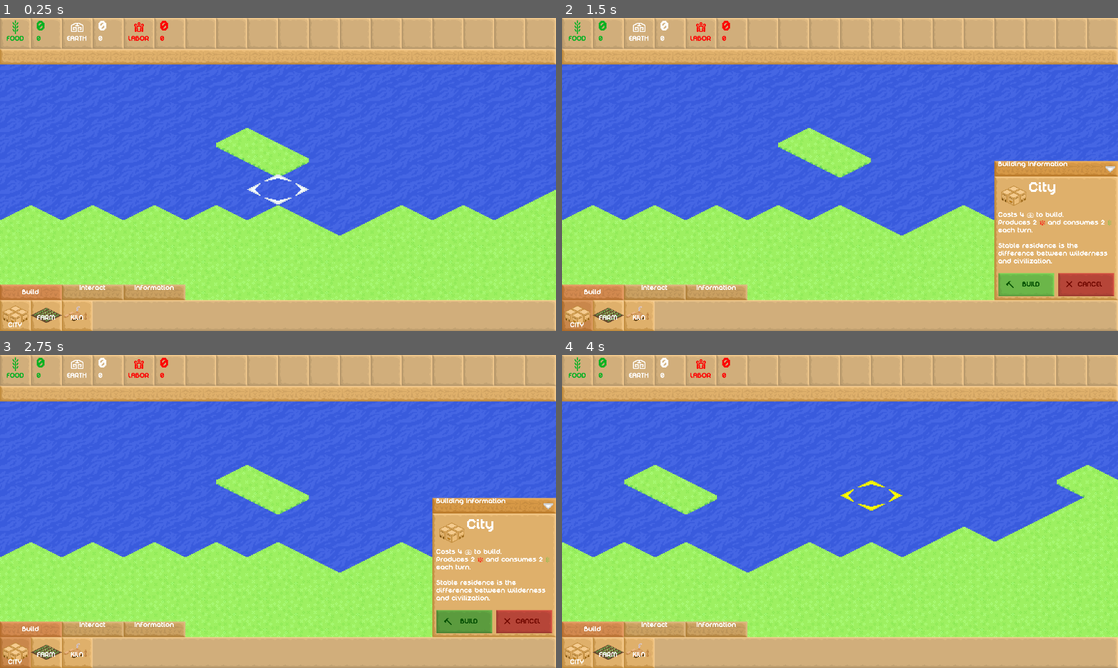
Above: before the commit, frames 1-4 (two rows, left to right).
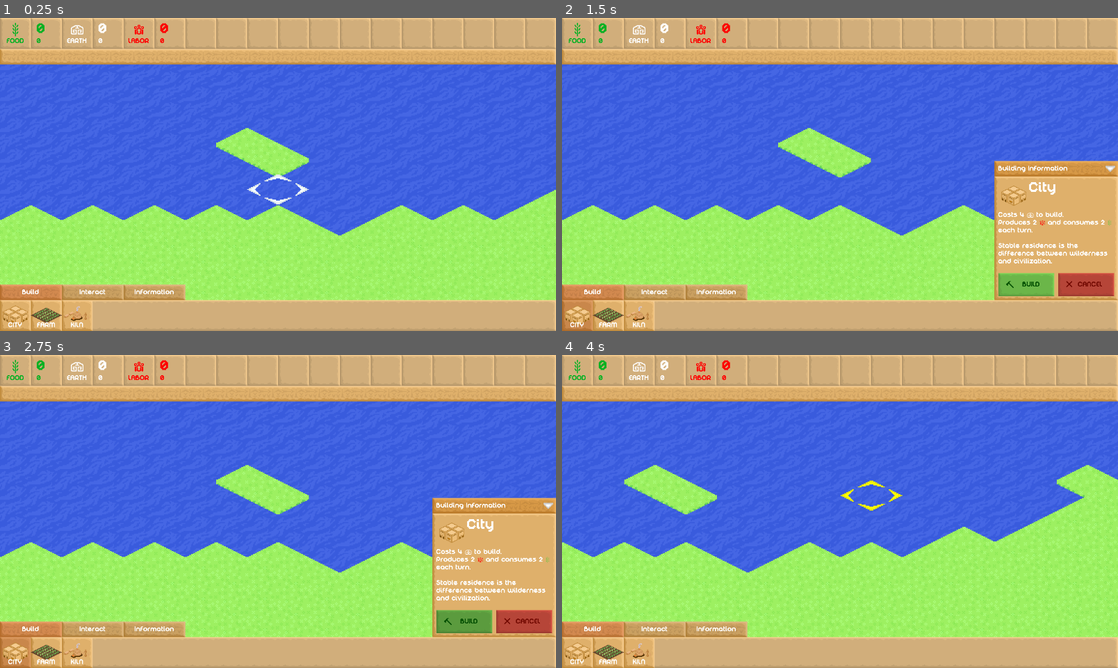
Above: after the commit, the same moments.

Repository: scoopish102/Babel
Game: Godot game, scene res://code/scenes/game.tscn
Two runs of this game, one before a commit and one after it. Both use one fixed random seed, a clock stepped at 60 frames per second and the inputs below.
Inputs (mouse positions are in pixels of both pictures, inside the frame that each line leads up to):
- Up to frame 1 (0.25 s): no input
- Up to frame 2 (1.5 s): click (595, 293) at 0.52 s; click (578, 315) at 1.27 s
- Up to frame 3 (2.75 s): click "BUILD" at 2 s
- Up to frame 4 (4 s): click "CANCEL" at 2.75 s; tap Enter at 3.5 s; move the mouse to (962, 495) at 3.52 s; hold Right (ui_right) from 3.53 s (still down); tap Space (ui_select) at 3.77 s

The runs differ from the first frame. In frame 1, 0.8% of the frame differs, in the area x 1-32%, y 0-99%; in frame 2, 1.0%, in the area x 1-100%, y 0-99%; in frame 3, 1.0%; in frame 4, 0.8%.
Error in both runs: Invalid access to property or key 'res' on a base object of type 'Dictionary'. (res://code/scripts/game.gd:32)

Commit message:
Transition to 4.4
No matter what I do 4.4.1 just refuses to open the project. It crashes after stalling a little while.. even when I go through stepwise version changes (4.2 -> 4.3 -> 4.4) the foot always comes down at 4.4 -> 4.4.1. (and naturally also at 4.2 -> 4.4.1, 4.3 -> 4.4.1...)
Bullshit right?

Diff:
--- a/code/scenes/ui.tscn
+++ b/code/scenes/ui.tscn
@@ -181,16 +181,6 @@
 TabContainer/styles/tab_unselected = ExtResource("11_47kd1")
 VBoxContainer/constants/separation = 0
 
-[sub_resource type="StyleBoxTexture" id="StyleBoxTexture_fofqw"]
-texture = ExtResource("1_01mra")
-texture_margin_left = 16.0
-texture_margin_top = 16.0
-texture_margin_right = 16.0
-texture_margin_bottom = 16.0
-axis_stretch_horizontal = 1
-axis_stretch_vertical = 1
-region_rect = Rect2(0, 192, 64, 64)
-
 [sub_resource type="StyleBoxTexture" id="StyleBoxTexture_t5fdl"]
 texture = ExtResource("1_01mra")
 texture_margin_left = 16.0
@@ -201,6 +191,16 @@
 axis_stretch_vertical = 1
 region_rect = Rect2(0, 192, 64, 64)
 modulate_color = Color(0.847059, 0.847059, 0.847059, 1)
+
+[sub_resource type="StyleBoxTexture" id="StyleBoxTexture_fofqw"]
+texture = ExtResource("1_01mra")
+texture_margin_left = 16.0
+texture_margin_top = 16.0
+texture_margin_right = 16.0
+texture_margin_bottom = 16.0
+axis_stretch_horizontal = 1
+axis_stretch_vertical = 1
+region_rect = Rect2(0, 192, 64, 64)
 
 [sub_resource type="AtlasTexture" id="AtlasTexture_rlre0"]
 atlas = ExtResource("1_01mra")
@@ -298,6 +298,7 @@
 [node name="Count" parent="TopBar/Backdrop/Resources/Food/VBoxContainer/Count" index="0"]
 modulate = Color(0, 0.694118, 0.129412, 1)
 mouse_filter = 1
+text = "0"
 
 [node name="Seperator2" parent="TopBar/Backdrop/Resources/Food/VBoxContainer" index="2"]
 mouse_filter = 2
@@ -308,6 +309,7 @@
 [node name="Increase" parent="TopBar/Backdrop/Resources/Food/VBoxContainer/Increase" index="0"]
 modulate = Color(0, 0.694118, 0.129412, 1)
 mouse_filter = 1
+text = "0"
 
 [node name="Earth" parent="TopBar/Backdrop/Resources" instance=ExtResource("2_dt1xk")]
 custom_minimum_size = Vector2(128, 0)
@@ -325,8 +327,7 @@
 
 [node name="Type" parent="TopBar/Backdrop/Resources/Earth/VBoxContainer2" index="2"]
 mouse_filter = 1
-text = "EARTH
-"
+text = "EARTH"
 label_settings = SubResource("LabelSettings_ld56j")
 
 [node name="Seperator" parent="TopBar/Backdrop/Resources/Earth" index="1"]
@@ -343,6 +344,7 @@
 
 [node name="Count" parent="TopBar/Backdrop/Resources/Earth/VBoxContainer/Count" index="0"]
 mouse_filter = 1
+text = "0"
 
 [node name="Seperator2" parent="TopBar/Backdrop/Resources/Earth/VBoxContainer" index="2"]
 mouse_filter = 2
@@ -352,6 +354,7 @@
 
 [node name="Increase" parent="TopBar/Backdrop/Resources/Earth/VBoxContainer/Increase" index="0"]
 mouse_filter = 1
+text = "0"
 
 [node name="Labor" parent="TopBar/Backdrop/Resources" instance=ExtResource("2_dt1xk")]
 custom_minimum_size = Vector2(128, 0)
@@ -369,8 +372,7 @@
 
 [node name="Type" parent="TopBar/Backdrop/Resources/Labor/VBoxContainer2" index="2"]
 mouse_filter = 1
-text = "LABOR
-"
+text = "LABOR"
 label_settings = SubResource("LabelSettings_q2fyj")
 
 [node name="Seperator" parent="TopBar/Backdrop/Resources/Labor" index="1"]
@@ -388,6 +390,7 @@
 [node name="Count" parent="TopBar/Backdrop/Resources/Labor/VBoxContainer/Count" index="0"]
 modulate = Color(1, 0, 0, 1)
 mouse_filter = 1
+text = "0"
 
 [node name="Seperator2" parent="TopBar/Backdrop/Resources/Labor/VBoxContainer" index="2"]
 mouse_filter = 2
@@ -398,6 +401,7 @@
 [node name="Increase" parent="TopBar/Backdrop/Resources/Labor/VBoxContainer/Increase" index="0"]
 modulate = Color(1, 0, 0, 1)
 mouse_filter = 1
+text = "0"
 
 [node name="BottomBar" type="Control" parent="."]
 custom_minimum_size = Vector2(0, 96)
@@ -426,16 +430,14 @@
 defaultModulate = Color(0.905882, 0.905882, 0.905882, 1)
 
 [node name="Label" parent="BottomBar/TabBar/Interact" index="1"]
-text = "Interact
-"
+text = "Interact"
 
 [node name="Info" parent="BottomBar/TabBar" instance=ExtResource("5_42caq")]
 layout_mode = 2
 defaultModulate = Color(0.905882, 0.905882, 0.905882, 1)
 
 [node name="Label" parent="BottomBar/TabBar/Info" index="1"]
-text = "Information
-"
+text = "Information"
 
 [node name="Options" type="NinePatchRect" parent="BottomBar"]
 self_modulate = Color(0.960784, 0.8, 0.564706, 1)
@@ -499,8 +501,7 @@
 
 [node name="Label" parent="BottomBar/Options/Build/Farm" index="2"]
 mouse_filter = 2
-text = "FARM
-"
+text = "FARM"
 
 [node name="Kiln" parent="BottomBar/Options/Build" instance=ExtResource("6_f4awu")]
 layout_mode = 2
@@ -519,8 +520,7 @@
 
 [node name="Label" parent="BottomBar/Options/Build/Kiln" index="2"]
 mouse_filter = 2
-text = "KILN
-"
+text = "KILN"
 
 [node name="Interact" type="HBoxContainer" parent="BottomBar/Options"]
 visible = false
@@ -605,8 +605,7 @@
 layout_mode = 2
 size_flags_horizontal = 3
 size_flags_vertical = 1
-text = "Building Information
-"
+text = "Building Information"
 label_settings = ExtResource("8_r0vx6")
 vertical_alignment = 1
 
@@ -711,21 +710,20 @@
 size_flags_horizontal = 3
 focus_mode = 0
 theme = SubResource("Theme_bmus6")
+theme_override_colors/font_disabled_color = Color(0, 0.352941, 0, 1)
+theme_override_colors/font_hover_pressed_color = Color(0, 0.352941, 0, 1)
+theme_override_colors/font_hover_color = Color(0, 0.352941, 0, 1)
+theme_override_colors/icon_disabled_color = Color(0, 0.352941, 0, 1)
+theme_override_colors/icon_hover_pressed_color = Color(0, 0.352941, 0, 1)
+theme_override_colors/icon_hover_color = Color(0, 0.352941, 0, 1)
+theme_override_colors/icon_pressed_color = Color(0, 0.352941, 0, 1)
+theme_override_colors/icon_normal_color = Color(0, 0.352941, 0, 1)
 theme_override_colors/font_color = Color(0, 0.352941, 0, 1)
 theme_override_colors/font_pressed_color = Color(0, 0.352941, 0, 1)
-theme_override_colors/font_hover_color = Color(0, 0.352941, 0, 1)
-theme_override_colors/font_hover_pressed_color = Color(0, 0.352941, 0, 1)
-theme_override_colors/font_disabled_color = Color(0, 0.352941, 0, 1)
-theme_override_colors/icon_normal_color = Color(0, 0.352941, 0, 1)
-theme_override_colors/icon_pressed_color = Color(0, 0.352941, 0, 1)
-theme_override_colors/icon_hover_color = Color(0, 0.352941, 0, 1)
-theme_override_colors/icon_hover_pressed_color = Color(0, 0.352941, 0, 1)
-theme_override_colors/icon_disabled_color = Color(0, 0.352941, 0, 1)
-theme_override_styles/normal = SubResource("StyleBoxTexture_fofqw")
 theme_override_styles/hover = SubResource("StyleBoxTexture_t5fdl")
 theme_override_styles/pressed = SubResource("StyleBoxTexture_t5fdl")
-text = "BUILD
-"
+theme_override_styles/normal = SubResource("StyleBoxTexture_fofqw")
+text = "BUILD"
 icon = SubResource("AtlasTexture_rlre0")
 
 [node name="Seperator2" type="Control" parent="InfoBox/Content/Content/Buttons"]
@@ -740,21 +738,20 @@
 size_flags_horizontal = 3
 focus_mode = 0
 theme = SubResource("Theme_bmus6")
+theme_override_colors/font_disabled_color = Color(0.529412, 0.0980392, 0, 1)
+theme_override_colors/font_hover_pressed_color = Color(0.529412, 0.0980392, 0, 1)
+theme_override_colors/font_hover_color = Color(0.529412, 0.0980392, 0, 1)
+theme_override_colors/icon_disabled_color = Color(0.529412, 0.0980392, 0, 1)
+theme_override_colors/icon_hover_pressed_color = Color(0.529412, 0.0980392, 0, 1)
+theme_override_colors/icon_hover_color = Color(0.529412, 0.0980392, 0, 1)
+theme_override_colors/icon_pressed_color = Color(0.529412, 0.0980392, 0, 1)
+theme_override_colors/icon_normal_color = Color(0.529412, 0.0980392, 0, 1)
 theme_override_colors/font_color = Color(0.529412, 0.0980392, 0, 1)
 theme_override_colors/font_pressed_color = Color(0.529412, 0.0980392, 0, 1)
-theme_override_colors/font_hover_color = Color(0.529412, 0.0980392, 0, 1)
-theme_override_colors/font_hover_pressed_color = Color(0.529412, 0.0980392, 0, 1)
-theme_override_colors/font_disabled_color = Color(0.529412, 0.0980392, 0, 1)
-theme_override_colors/icon_normal_color = Color(0.529412, 0.0980392, 0, 1)
-theme_override_colors/icon_pressed_color = Color(0.529412, 0.0980392, 0, 1)
-theme_override_colors/icon_hover_color = Color(0.529412, 0.0980392, 0, 1)
-theme_override_colors/icon_hover_pressed_color = Color(0.529412, 0.0980392, 0, 1)
-theme_override_colors/icon_disabled_color = Color(0.529412, 0.0980392, 0, 1)
-theme_override_styles/normal = SubResource("StyleBoxTexture_fofqw")
 theme_override_styles/hover = SubResource("StyleBoxTexture_t5fdl")
 theme_override_styles/pressed = SubResource("StyleBoxTexture_t5fdl")
-text = "CANCEL
-"
+theme_override_styles/normal = SubResource("StyleBoxTexture_fofqw")
+text = "CANCEL"
 icon = SubResource("AtlasTexture_jxhf6")
 
 [node name="Seperator3" type="Control" parent="InfoBox/Content/Content/Buttons"]
--- a/project.godot
+++ b/project.godot
@@ -12,7 +12,7 @@
 
 config/name="Babel"
 run/main_scene="res://code/scenes/game.tscn"
-config/features=PackedStringArray("4.2", "Mobile")
+config/features=PackedStringArray("4.4", "Mobile")
 
 [autoload]
 
@@ -28,45 +28,45 @@
 ui_select={
 "deadzone": 0.5,
 "events": [Object(InputEventJoypadButton,"resource_local_to_scene":false,"resource_name":"","device":0,"button_index":3,"pressure":0.0,"pressed":false,"script":null)
-, Object(InputEventKey,"resource_local_to_scene":false,"resource_name":"","device":0,"window_id":0,"alt_pressed":false,"shift_pressed":false,"ctrl_pressed":false,"meta_pressed":false,"pressed":false,"keycode":32,"physical_keycode":0,"key_label":0,"unicode":32,"echo":false,"script":null)
+, Object(InputEventKey,"resource_local_to_scene":false,"resource_name":"","device":0,"window_id":0,"alt_pressed":false,"shift_pressed":false,"ctrl_pressed":false,"meta_pressed":false,"pressed":false,"keycode":32,"physical_keycode":0,"key_label":0,"unicode":32,"location":0,"echo":false,"script":null)
 , Object(InputEventMouseButton,"resource_local_to_scene":false,"resource_name":"","device":-1,"window_id":0,"alt_presse …(247 unchanged characters)…
 ]
 }
 ui_left={
 "deadzone": 0.5,
-"events": [Object(InputEventKey,"resource_local_to_scene":fa …(174 unchanged characters)… l_keycode":0,"key_label":0,"unicode":0,"echo":false,"script":null)
+"events": [Object(InputEventKey,"resource_local_to_scene":fa …(174 unchanged characters)… l_keycode":0,"key_label":0,"unicode":0,"location":0,"echo":false,"script":null)
 , Object(InputEventJoypadButton,"resource_local_to_scene":false,"resource_name":"","device":0,"button_index":13,"pressure":0.0,"pressed":false,"script":null)
 , Object(InputEventJoypadMotion,"resource_local_to_scene":false,"resource_name":"","device":0,"axis":0,"axis_value":-1.0,"script":null)
-, Object(InputEventKey,"resource_local_to_scene":false,"reso …(162 unchanged characters)… keycode":65,"key_label":0,"unicode":97,"echo":false,"script":null)
+, Object(InputEventKey,"resource_local_to_scene":false,"reso …(162 unchanged characters)… keycode":65,"key_label":0,"unicode":97,"location":0,"echo":false,"script":null)
 ]
 }
 ui_right={
 "deadzone": 0.5,
-"events": [Object(InputEventKey,"resource_local_to_scene":fa …(174 unchanged characters)… l_keycode":0,"key_label":0,"unicode":0,"echo":false,"script":null)
+"events": [Object(InputEventKey,"resource_local_to_scene":fa …(174 unchanged characters)… l_keycode":0,"key_label":0,"unicode":0,"location":0,"echo":false,"script":null)
 , Object(InputEventJoypadButton,"resource_local_to_scene":false,"resource_name":"","device":0,"button_index":14,"pressure":0.0,"pressed":false,"script":null)
 , Object(InputEventJoypadMotion,"resource_local_to_scene":false,"resource_name":"","device":0,"axis":0,"axis_value":1.0,"script":null)
-, Object(InputEventKey,"resource_local_to_scene":false,"reso …(163 unchanged characters)… eycode":68,"key_label":0,"unicode":100,"echo":false,"script":null)
+, Object(InputEventKey,"resource_local_to_scene":false,"reso …(163 unchanged characters)… eycode":68,"key_label":0,"unicode":100,"location":0,"echo":false,"script":null)
 ]
 }
 ui_up={
 "deadzone": 0.5,
-"events": [Object(InputEventKey,"resource_local_to_scene":fa …(174 unchanged characters)… l_keycode":0,"key_label":0,"unicode":0,"echo":false,"script":null)
+"events": [Object(InputEventKey,"resource_local_to_scene":fa …(174 unchanged characters)… l_keycode":0,"key_label":0,"unicode":0,"location":0,"echo":false,"script":null)
 , Object(InputEventJoypadButton,"resource_local_to_scene":false,"resource_name":"","device":0,"button_index":11,"pressure":0.0,"pressed":false,"script":null)
 , Object(InputEventJoypadMotion,"resource_local_to_scene":false,"resource_name":"","device":0,"axis":1,"axis_value":-1.0,"script":null)
-, Object(InputEventKey,"resource_local_to_scene":false,"reso …(163 unchanged characters)… eycode":87,"key_label":0,"unicode":119,"echo":false,"script":null)
+, Object(InputEventKey,"resource_local_to_scene":false,"reso …(163 unchanged characters)… eycode":87,"key_label":0,"unicode":119,"location":0,"echo":false,"script":null)
 ]
 }
 ui_down={
 "deadzone": 0.5,
-"events": [Object(InputEventKey,"resource_local_to_scene":fa …(174 unchanged characters)… l_keycode":0,"key_label":0,"unicode":0,"echo":false,"script":null)
+"events": [Object(InputEventKey,"resource_local_to_scene":fa …(174 unchanged characters)… l_keycode":0,"key_label":0,"unicode":0,"location":0,"echo":false,"script":null)
 , Object(InputEventJoypadButton,"resource_local_to_scene":false,"resource_name":"","device":0,"button_index":12,"pressure":0.0,"pressed":false,"script":null)
 , Object(InputEventJoypadMotion,"resource_local_to_scene":false,"resource_name":"","device":0,"axis":1,"axis_value":1.0,"script":null)
-, Object(InputEventKey,"resource_local_to_scene":false,"reso …(163 unchanged characters)… eycode":83,"key_label":0,"unicode":115,"echo":false,"script":null)
+, Object(InputEventKey,"resource_local_to_scene":false,"reso …(163 unchanged characters)… eycode":83,"key_label":0,"unicode":115,"location":0,"echo":false,"script":null)
 ]
 }
 ui_debug={
 "deadzone": 0.5,
-"events": [Object(InputEventKey,"resource_local_to_scene":fa …(172 unchanged characters)… eycode":70,"key_label":0,"unicode":102,"echo":false,"script":null)
+"events": [Object(InputEventKey,"resource_local_to_scene":fa …(172 unchanged characters)… eycode":70,"key_label":0,"unicode":102,"location":0,"echo":false,"script":null)
 ]
 }
 
Not shown, changed: assets/fonts/DigitalDisco-Thin.ttf.import
Not shown, changed: assets/fonts/DigitalDisco.ttf.import
Not shown: 1 places in code/scenes/cursor.tscn that only renumber resources
Not shown: 1 places in code/scenes/customOptionButton.tscn that only renumber resources
Not shown: 1 places in code/scenes/customTabButton.tscn that only renumber resources
Not shown: 1 places in code/scenes/game.tscn that only renumber resources
Not shown: 1 places in code/scenes/resourceDisplay.tscn that only renumber resources
Not shown: 1 places in code/scenes/tileDisplay.tscn that only renumber resources
Not shown: 1 places in code/scenes/tilemapDisplay.tscn that only renumber resources
Not shown: 1 places in code/scenes/ui.tscn that only renumber resources
Not shown, added: code/scripts/buildingScripts.gd.uid
Not shown, added: code/scripts/cursor.gd.uid
(and 11 more such lines)
